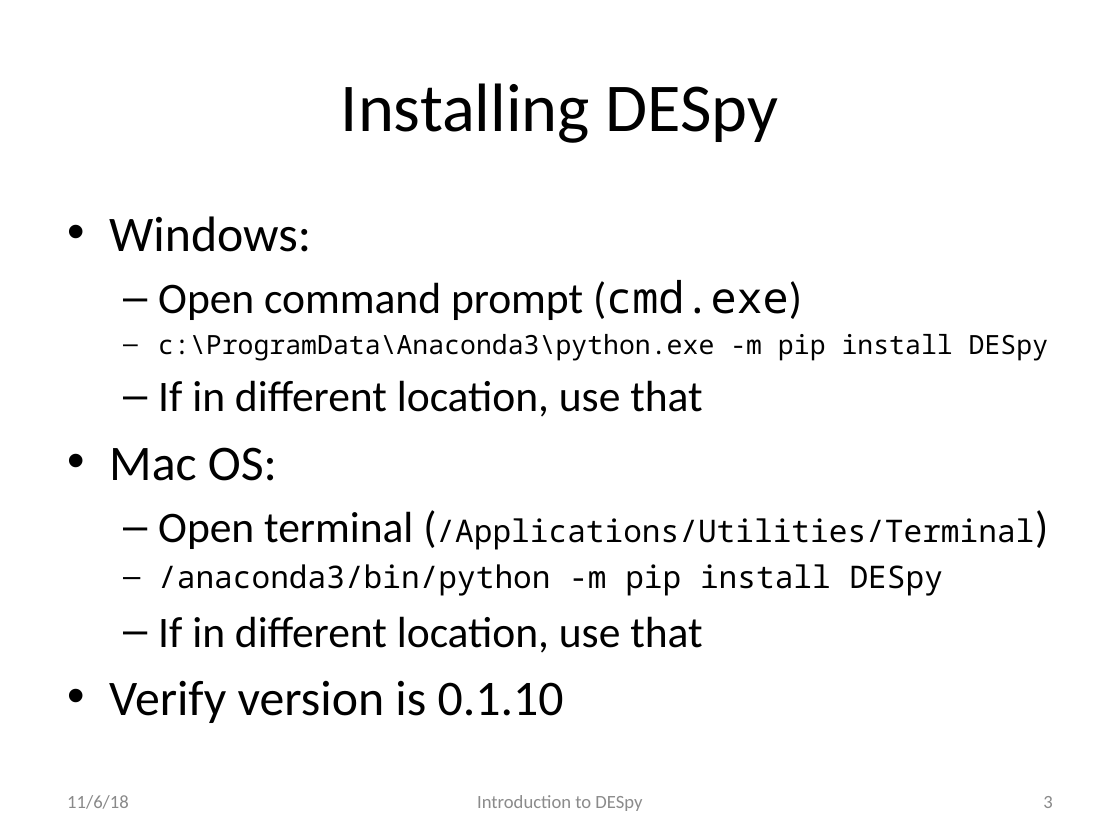
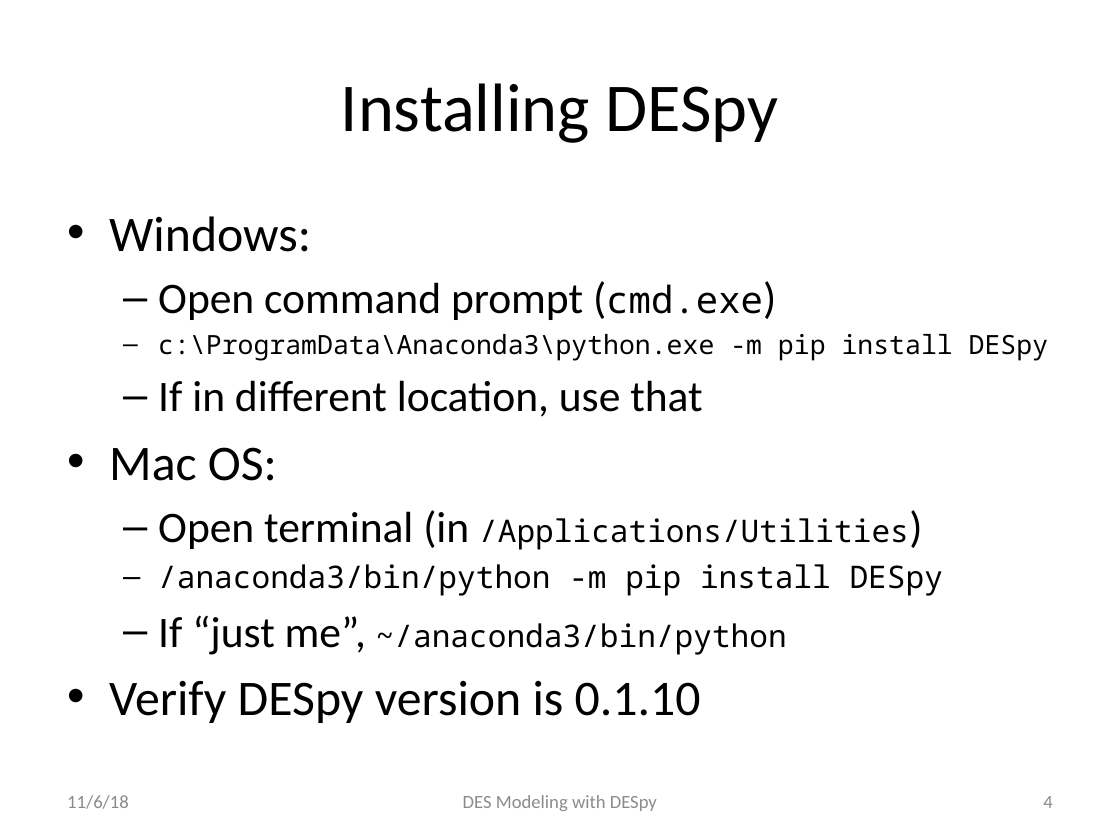
Before and after one commit to ahbuss/DESModeling, a slide deck: slide 4 of DESpy/OA3302 - Intro to DESpy.pptx (slide 3 before the commit). Drawn at 1120x840 pixels with LibreOffice and Linux fonts; fonts in the diff are those of the drawing; background and template pictures are left out. Boxes give left, top, right and bottom in pixels: in the first picture for what was removed or moved away, otherwise in the second. Text is boxed around its words. In the diff, an @@ line names an element or a change of style, - is before the commit and + after.

Commit message:
ppt

```diff
--- a/DESpy/OA3302 - Intro to DESpy.pptx
+++ b/DESpy/OA3302 - Intro to DESpy.pptx
@@ text at (158,282,763,320): size 28 to 24 pt in "(cmd.exe)" @@
@@ text at (158,510,909,550): text changed @@
-  – Open terminal (/Applications/Utilities/Terminal)
+  – Open terminal (in /Applications/Utilities)
@@ text at (109,615,787,723): text changed; size 28 to 32 pt @@
-  – If in different location, use that
-• Verify version is 0.1.10
+  – If “just me”, ~/anaconda3/bin/python
+• Verify DESpy version is 0.1.10
@@ text at (463,795,657,811): text changed @@
-Introduction to DESpy
+DES Modeling with DESpy
@@ page number at (1043,796,1052,808): text changed @@
-3
+4
```
Also in this commit, not shown: 4 other slides changed, 1 slide added.
